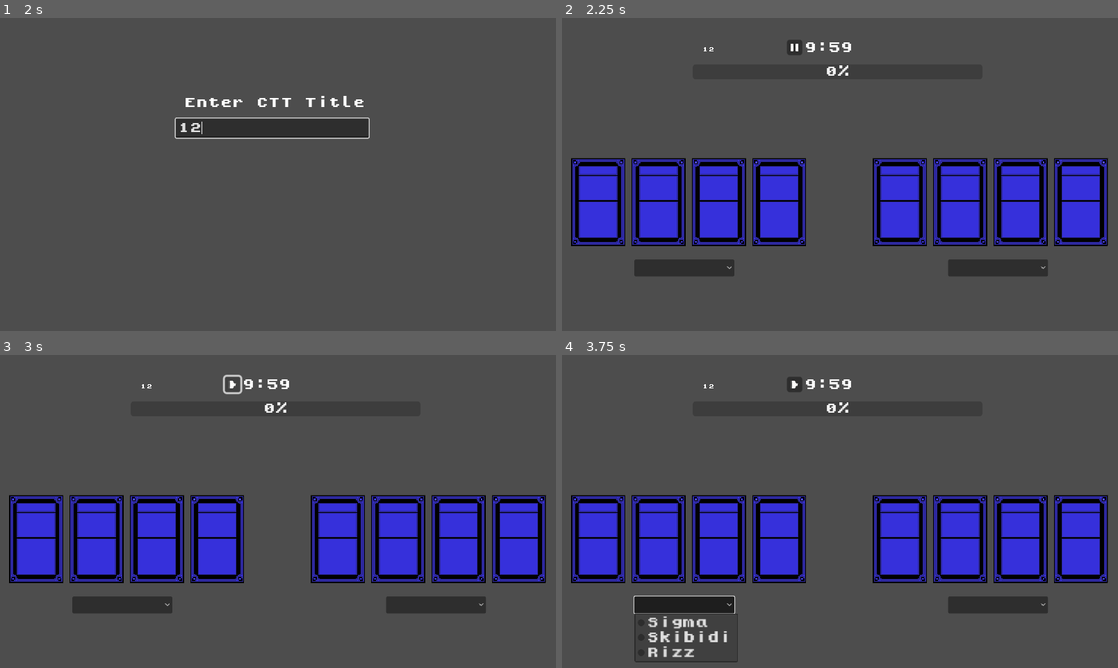
Above: before the commit, frames 1-4 (two rows, left to right).
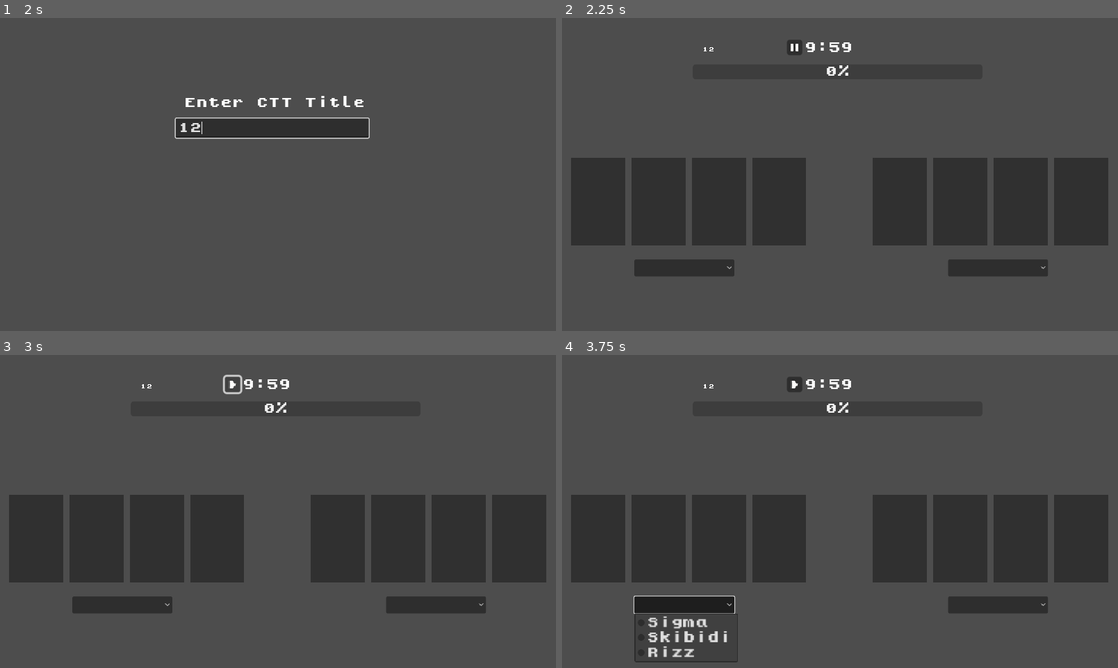
Above: after the commit, the same moments.

Repository: phan-andrew/demo3
Game: Godot game, scene res://start_screen.tscn
Same seed, same stepped clock (60 frames per second), same inputs: the game is played once before the commit and once after it.
Inputs (mouse positions are in pixels of both pictures, inside the frame that each line leads up to):
- Up to frame 1 (2 s): click "Play" at 0.5 s; click (272, 127) at 1.27 s; type "12" at 1.35 s
- Up to frame 2 (2.25 s): tap Enter (reset) at 2 s; hold Space (move_right) from 2.03 s (still down)
- Up to frame 3 (3 s): release Space (move_right) at 2.75 s; click (233, 383) at 2.75 s
- Up to frame 4 (3.75 s): click (684, 605) at 3.5 s

Frame 1 is identical in both runs. In frame 2, 22% of the frame differs, in the area x 1-99%, y 44-73%; in frame 3, 22%; in frame 4, 22%.

Commit message:
more cards

Diff:
--- a/cardFlip.tscn
+++ b/cardFlip.tscn
@@ -68,7 +68,7 @@
 tracks/1/interp = 1
 tracks/1/loop_wrap = true
 tracks/1/keys = {
-"times": PackedFloat32Array(0.189502, 0.213268),
+"times": PackedFloat32Array(0.156818, 0.18467),
 "transitions": PackedFloat32Array(1, 1),
 "update": 1,
 "values": [-1, 0]
--- a/cardthrow.tscn
+++ b/cardthrow.tscn
@@ -1,9 +1,9 @@
-[gd_scene load_steps=3 format=3 uid="uid://bnhkkblfqc0y0"]
+[gd_scene load_steps=3 format=3 uid="uid://nqbl4t2w55pn"]
 
 [ext_resource type="PackedScene" uid="uid://ducg4oqqxsox1" path="res://card.tscn" id="1_87b8e"]
-[ext_resource type="PackedScene" uid="uid://b1hogacia5gvf" path="res://wall.tscn" id="2_0l03i"]
+[ext_resource type="PackedScene" path="res://wall.tscn" id="2_0l03i"]
 
-[node name="Node2D" type="Node2D"]
+[node name="Node2D2" type="Node2D"]
 
 [node name="Card" parent="." instance=ExtResource("1_87b8e")]
 position = Vector2(2, 2)
--- a/dropdown.gd
+++ b/dropdown.gd
@@ -2,6 +2,8 @@
 
 var defend_choice = -1
 var attack_choice = -1
+var generateACard = false
+var generateDCard = false
 
 # Called when the node enters the scene tree for the first time.
 func _ready():
@@ -15,7 +17,9 @@
 
 func _on_attack_option_item_selected(index):
 	attack_choice = index
+	generateACard = true
 
 
 func _on_defend_option_item_selected(index):
 	defend_choice = index
+	generateDCard = true
--- /dev/null
+++ b/game_screen.gd
@@ -0,0 +1,25 @@
+extends Node2D
+
+var aCards
+var dCards
+var numA = 0
+var numD = 0
+
+# Called when the node enters the scene tree for the first time.
+func _ready():
+	aCards = [$a_1, $a_2, $a_3, $a_4]
+	dCards = [$d_1, $d_2, $d_3, $d_4]
+
+
+# Called every frame. 'delta' is the elapsed time since the previous frame.
+func _process(delta):
+	if $dropdown.generateACard && numA < 4:
+		if aCards[numA] != null:
+			aCards[numA].visible = true
+			$dropdown.generateACard = false
+			numA += 1
+	if $dropdown.generateDCard && numD < 4:
+		if dCards[numD] != null:
+			dCards[numD].visible = true
+			$dropdown.generateDCard = false
+			numD += 1
--- a/game_screen.tscn
+++ b/game_screen.tscn
@@ -1,13 +1,15 @@
-[gd_scene load_steps=7 format=3 uid="uid://7h1n1u8c4dbv"]
+[gd_scene load_steps=8 format=3 uid="uid://7h1n1u8c4dbv"]
 
 [ext_resource type="Theme" uid="uid://b2ufqqc6nun3o" path="res://mid_font_theme.tres" id="1_0jfxs"]
+[ext_resource type="Script" path="res://game_screen.gd" id="1_2nm7d"]
 [ext_resource type="Script" path="res://Timer_Label.gd" id="2_quooa"]
 [ext_resource type="Texture2D" uid="uid://deyg0mophu1js" path="res://images/play_button.png" id="3_ydppf"]
 [ext_resource type="PackedScene" uid="uid://dlbmoou5r3oxf" path="res://card_shadowBackgrounds.tscn" id="4_u4wtv"]
 [ext_resource type="PackedScene" uid="uid://dhg0ohpps2lt8" path="res://dropdown.tscn" id="5_c2rya"]
 [ext_resource type="PackedScene" uid="uid://dpl22mpi7vi48" path="res://cardFlip.tscn" id="6_2l2jm"]
 
-[node name="Node2D" type="Node2D"]
+[node name="game_screen" type="Node2D"]
+script = ExtResource("1_2nm7d")
 
 [node name="ProgressBar" type="ProgressBar" parent="."]
 offset_left = 271.0
@@ -41,44 +43,52 @@
 
 [node name="dropdown" parent="." instance=ExtResource("5_c2rya")]
 
-[node name="attack_2" parent="." instance=ExtResource("6_2l2jm")]
+[node name="a_1" parent="." instance=ExtResource("6_2l2jm")]
+visible = false
+z_index = 1
+position = Vector2(75, 381)
+scale = Vector2(0.136, 0.136)
+
+[node name="a_2" parent="." instance=ExtResource("6_2l2jm")]
+visible = false
 z_index = 1
 position = Vector2(200, 381)
 scale = Vector2(0.136, 0.136)
 
-[node name="attack_1" parent="." instance=ExtResource("6_2l2jm")]
+[node name="a_3" parent="." instance=ExtResource("6_2l2jm")]
+visible = false
 z_index = 1
-position = Vector2(75, 381)
+position = Vector2(325, 381)
 scale = Vector2(0.136, 0.136)
 
-[node name="defend_4" parent="." instance=ExtResource("6_2l2jm")]
+[node name="a_4" parent="." instance=ExtResource("6_2l2jm")]
+visible = false
+z_index = 1
+position = Vector2(450, 381)
+scale = Vector2(0.136, 0.136)
+
+[node name="d_1" parent="." instance=ExtResource("6_2l2jm")]
+visible = false
+z_index = 1
+position = Vector2(700, 381)
+scale = Vector2(0.136, 0.136)
+
+[node name="d_2" parent="." instance=ExtResource("6_2l2jm")]
+visible = false
+z_index = 1
+position = Vector2(825, 381)
+scale = Vector2(0.136, 0.136)
+
+[node name="d_3" parent="." instance=ExtResource("6_2l2jm")]
+visible = false
+z_index = 1
+position = Vector2(950, 381)
+scale = Vector2(0.136, 0.136)
+
+[node name="d_4" parent="." instance=ExtResource("6_2l2jm")]
+visible = false
 z_index = 1
 position = Vector2(1075, 381)
 scale = Vector2(0.136, 0.136)
 
-[node name="defend_3" parent="." instance=ExtResource("6_2l2jm")]
-z_index = 1
-position = Vector2(950, 381)
-scale = Vector2(0.136, 0.136)
-
-[node name="defend_2" parent="." instance=ExtResource("6_2l2jm")]
-z_index = 1
-position = Vector2(825, 381)
-scale = Vector2(0.136, 0.136)
-
-[node name="defend_1" parent="." instance=ExtResource("6_2l2jm")]
-z_index = 1
-position = Vector2(700, 381)
-scale = Vector2(0.136, 0.136)
-
-[node name="attack_4" parent="." instance=ExtResource("6_2l2jm")]
-z_index = 1
-position = Vector2(450, 381)
-scale = Vector2(0.136, 0.136)
-
-[node name="attack_3" parent="." instance=ExtResource("6_2l2jm")]
-z_index = 1
-position = Vector2(325, 381)
-scale = Vector2(0.136, 0.136)
-
 [connection signal="pressed" from="Timer_Label/Button" to="Timer_Label" method="_on_button_pressed"]
Not shown: 1 places in cardFlip.tscn that only renumber resources
Not shown, added: Phishing.pixil
